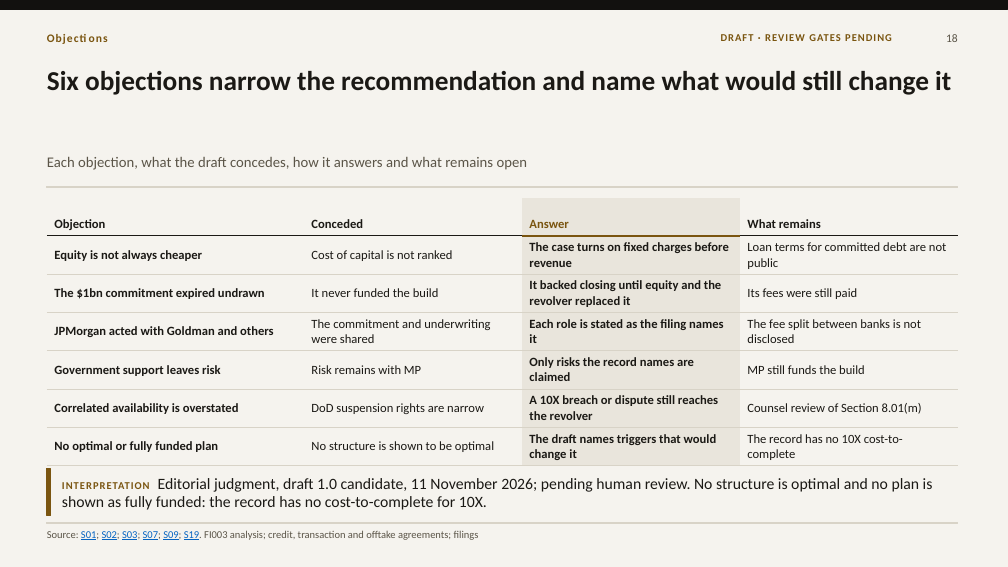
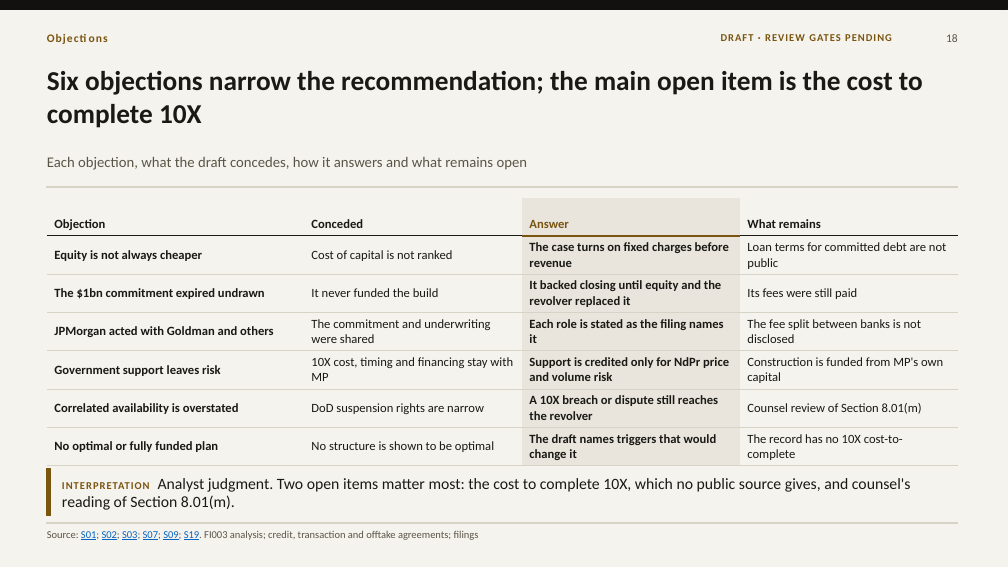
Before and after one commit to VSSpowerlifting/strategic-materials-policy-tracker, a slide deck: slide 18 of research/fi003/outputs/presentation-draft-v100/fi003-mp-materials-10x-financing-draft-1.0.pptx. Drawn at 1008x567 pixels with LibreOffice and Linux fonts; fonts in the diff are those of the drawing. Boxes give left, top, right and bottom in pixels: in the first picture for what was removed or moved away, otherwise in the second. Text is boxed around its words. In the diff, an @@ line names an element or a change of style, - is before the commit and + after.

```diff
--- a/research/fi003/outputs/presentation-draft-v100/fi003-mp-materials-10x-financing-draft-1.0.pptx
+++ b/research/fi003/outputs/presentation-draft-v100/fi003-mp-materials-10x-financing-draft-1.0.pptx
@@ text at (x1=47, y1=71, x2=923, y2=128): text changed @@
-Six objections narrow the recommendation and name what would still change it
+Six objections narrow the recommendation; the main open item is the cost to complete 10X
@@ table at (x1=47, y1=198, x2=957, y2=464) @@
-row 5: Government support leaves risk | Risk remains with MP | Only risks the record names are claimed | MP still funds the build
+row 5: Government support leaves risk | 10X cost, timing and financing stay with MP | Support is credited only for NdPr price and volume risk | Construction is funded from MP's own capital
@@ text at (x1=62, y1=478, x2=911, y2=510): text changed @@
-INTERPRETATION Editorial judgment, draft 1.0 candidate, 11 November 2026; pending human review. No structure is optimal and no plan is shown as fully funded: the record has no cost-to-complete for 10X.
+INTERPRETATION Analyst judgment. Two open items matter most: the cost to complete 10X, which no public source gives, and counsel's reading of Section 8.01(m).
```
Also in this commit, not shown: 17 other slides changed, 16 other files.
